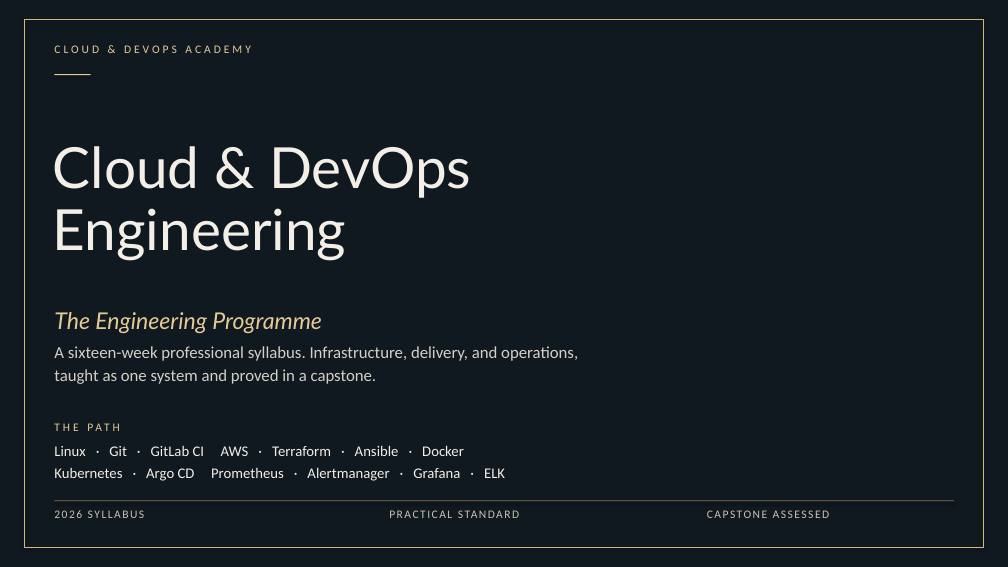
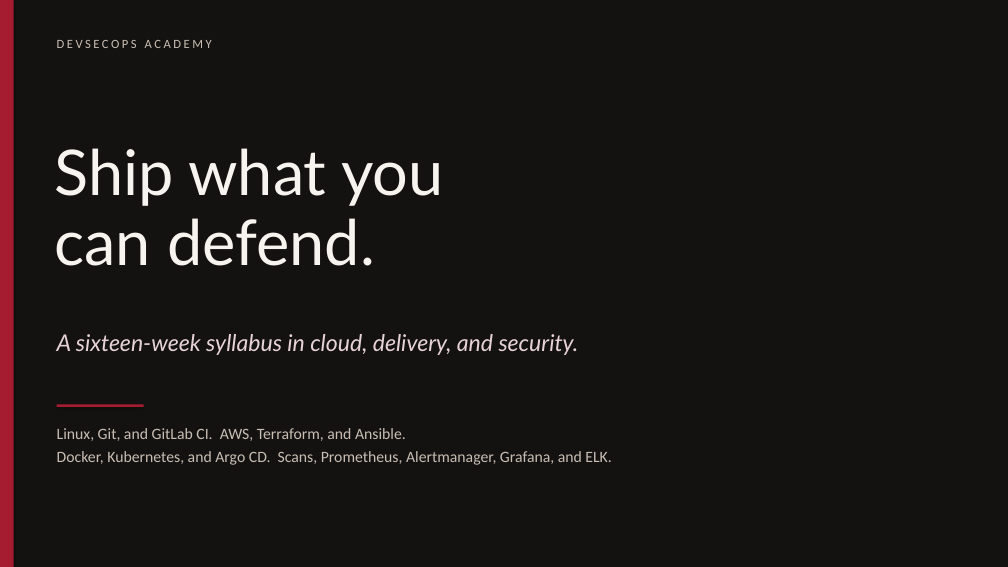
Before and after one commit to realsolomonone/cloud-devops-academy-syllabus-nov-2026, a slide deck: slide 1 of Cloud_DevOps_Academy_Engineering_Programme.pptx. Drawn at 1008x567 pixels with LibreOffice and Linux fonts; fonts in the diff are those of the drawing. Boxes give left, top, right and bottom in pixels: in the first picture for what was removed or moved away, otherwise in the second. Text is boxed around its words. In the diff, an @@ line names an element or a change of style, - is before the commit and + after.

```diff
--- a/Cloud_DevOps_Academy_Engineering_Programme.pptx
+++ b/Cloud_DevOps_Academy_Engineering_Programme.pptx
@@ background #101820 to #141211 @@
@@ rectangle: place and size @@
-rectangle at (24, 20, 984, 547)
+rectangle at (0, 0, 14, 567)
@@ rectangle at (0, 0, 14, 567): fill none to #A51C30; outline #D4B87A 0.75 pt to none @@
@@ text at (57, 40, 212, 48): text changed; size 11 to 12 pt; text colour #E4CB96 to #C8BEB4 @@
-CLOUD & DEVOPS ACADEMY
+DEVSECOPS ACADEMY
@@ rectangle removed at (54, 74, 91, 75) @@
@@ text removed at (53, 146, 471, 260) @@
-Cloud & DevOps
-Engineering
@@ text added at (54, 148, 443, 266), 60 pt, text #F7F4EF @@
+Ship what you
+can defend.
@@ text removed at (54, 312, 322, 333) @@
-The Engineering Programme
@@ text at (57, 334, 579, 355): text changed; size 16 to 22 pt; font Calibri to Lato; text colour #D5D0C6 to #E7D3D6; italic on @@
-A sixteen-week professional syllabus. Infrastructure, delivery, and operations,
-taught as one system and proved in a capstone.
+A sixteen-week syllabus in cloud, delivery, and security.
@@ rectangle added at (57, 405, 144, 407), fill #A51C30 @@
@@ text removed at (54, 420, 281, 441) @@
-THE PATH
@@ text at (57, 428, 611, 465): text changed; size 14 to 15 pt; text colour #F3EEE6 to #C8BEB4 @@
-Linux · Git · GitLab CI AWS · Terraform · Ansible · Docker
-Kubernetes · Argo CD Prometheus · Alertmanager · Grafana · ELK
+Linux, Git, and GitLab CI. AWS, Terraform, and Ansible.
+Docker, Kubernetes, and Argo CD. Scans, Prometheus, Alertmanager, Grafana, and ELK.
@@ rectangle removed at (54, 501, 954, 501) @@
@@ text removed at (389, 507, 586, 528) @@
-PRACTICAL STANDARD
@@ text removed at (707, 507, 904, 528) @@
-CAPSTONE ASSESSED
@@ text removed at (54, 510, 145, 518) @@
-2026 SYLLABUS
```
Also in this commit, not shown: 7 other slides changed, 4 slides added, 4 slides removed, 7 other files.
